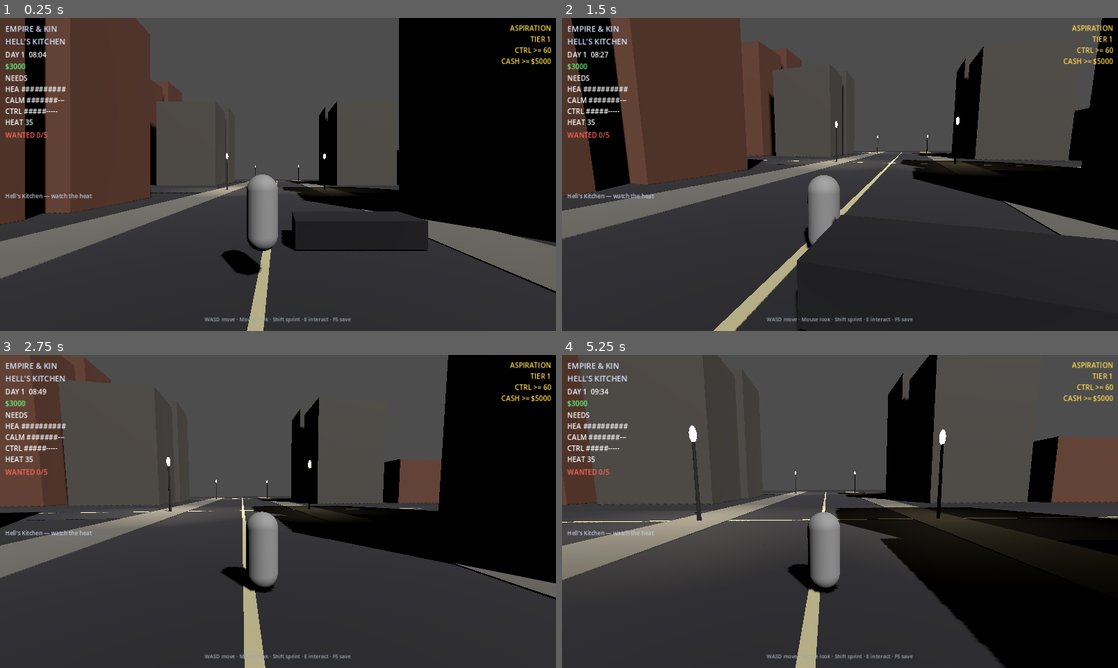
Above: before the commit, frames 1-4 (two rows, left to right).
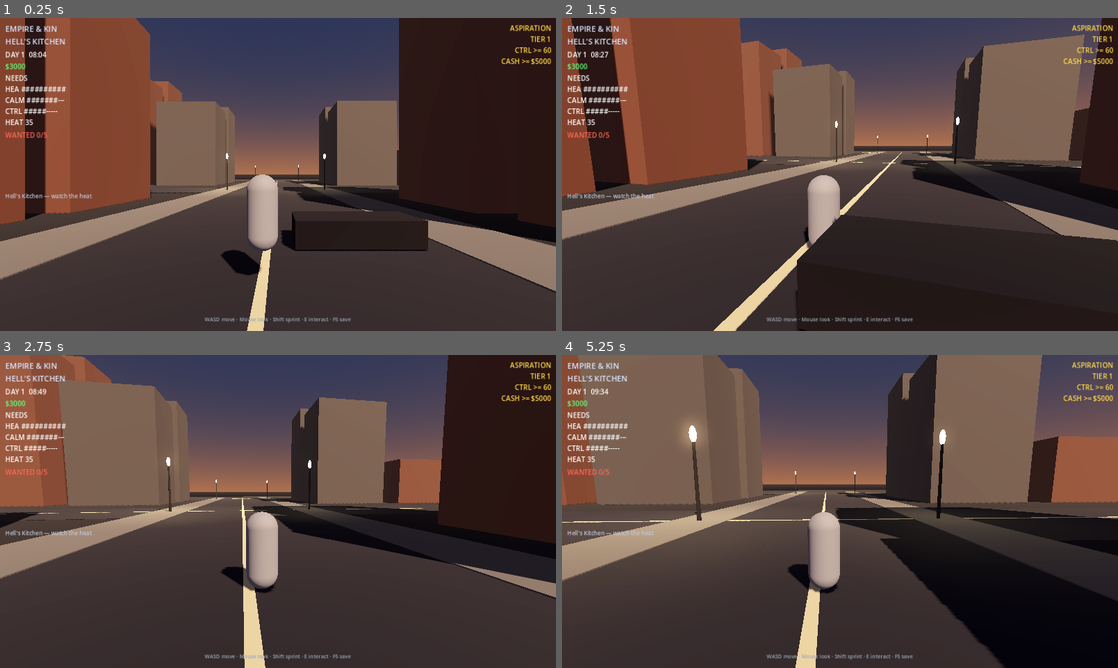
Above: after the commit, the same moments.

Repository: 5mil/empire-and-kin
Game: Godot game, scene res://scenes/main.tscn
Same seed, same stepped clock (60 frames per second), same inputs: the game is played once before the commit and once after it.
Inputs (mouse positions are in pixels of both pictures, inside the frame that each line leads up to):
- Up to frame 1 (0.25 s): no input
- Up to frame 2 (1.5 s): tap Enter at 0.5 s; move the mouse to (867, 174) at 0.52 s; hold E (interact) 0.53-1.28 s; hold W (move_forward) from 0.53 s (still down); move the mouse to (812, 174) at 1.27 s; tap 1 at 1.35 s
- Up to frame 3 (2.75 s): keep holding W (move_forward); move the mouse to (289, 505) at 2.02 s; tap 2 at 2.1 s
- Up to frame 4 (5.25 s): keep holding W (move_forward); move the mouse to (834, 517) at 2.77 s; tap E (interact) at 2.85 s; move the mouse to (878, 514) at 3.52 s; tap 1 at 3.6 s; move the mouse to (795, 508) at 4.27 s; tap 2 at 4.35 s; move the mouse to (845, 511) at 5.02 s; hold E (interact) from 5.03 s (still down)

The runs differ from the first frame. In frame 1, 56% of the frame differs, in the area x 0-100%, y 0-100%; in frame 2, 46%; in frame 3, 46%; in frame 4, 47%.

Commit message:
godot: main — WorldEnvironment dusk + empire panel

Diff:
--- a/godot/scenes/main.tscn
+++ b/godot/scenes/main.tscn
@@ -6,6 +6,29 @@
 [ext_resource type="Script" path="res://scripts/job_marker.gd" id="4_job"]
 [ext_resource type="PackedScene" path="res://scenes/hud.tscn" id="5_hud"]
 [ext_resource type="Script" path="res://scripts/districts/hells_kitchen_block.gd" id="6_hk"]
+[ext_resource type="PackedScene" path="res://scenes/empire_panel.tscn" id="7_emp"]
+
+[sub_resource type="ProceduralSkyMaterial" id="SkyMat"]
+sky_top_color = Color(0.15, 0.18, 0.28, 1)
+sky_horizon_color = Color(0.55, 0.35, 0.25, 1)
+ground_bottom_color = Color(0.08, 0.08, 0.1, 1)
+ground_horizon_color = Color(0.25, 0.2, 0.18, 1)
+
+[sub_resource type="Sky" id="Sky"]
+sky_material = SubResource("SkyMat")
+
+[sub_resource type="Environment" id="Env"]
+background_mode = 2
+sky = SubResource("Sky")
+ambient_light_source = 2
+ambient_light_color = Color(0.45, 0.42, 0.5, 1)
+ambient_light_energy = 0.55
+tonemap_mode = 2
+glow_enabled = true
+glow_intensity = 0.4
+fog_enabled = true
+fog_light_color = Color(0.4, 0.35, 0.32, 1)
+fog_density = 0.0015
 
 [sub_resource type="BoxMesh" id="BoxMesh_ground"]
 size = Vector3(200, 0.15, 200)
@@ -48,10 +71,14 @@
 [node name="Main" type="Node3D"]
 script = ExtResource("1_main")
 
+[node name="WorldEnvironment" type="WorldEnvironment" parent="."]
+environment = SubResource("Env")
+
 [node name="Sun" type="DirectionalLight3D" parent="."]
 transform = Transform3D(0.866, -0.354, 0.354, 0, 0.707, 0.707, -0.5, -0.612, 0.612, 0, 40, 0)
 shadow_enabled = true
-light_energy = 1.2
+light_energy = 0.85
+light_color = Color(1, 0.85, 0.7, 1)
 
 [node name="WorldFloor" type="StaticBody3D" parent="."]
 
@@ -128,3 +155,5 @@
 surface_material_override/0 = SubResource("Mat_job")
 
 [node name="HUD" parent="." instance=ExtResource("5_hud")]
+
+[node name="EmpirePanel" parent="." instance=ExtResource("7_emp")]
Not shown: 1 places in godot/scenes/main.tscn that only renumber resources
